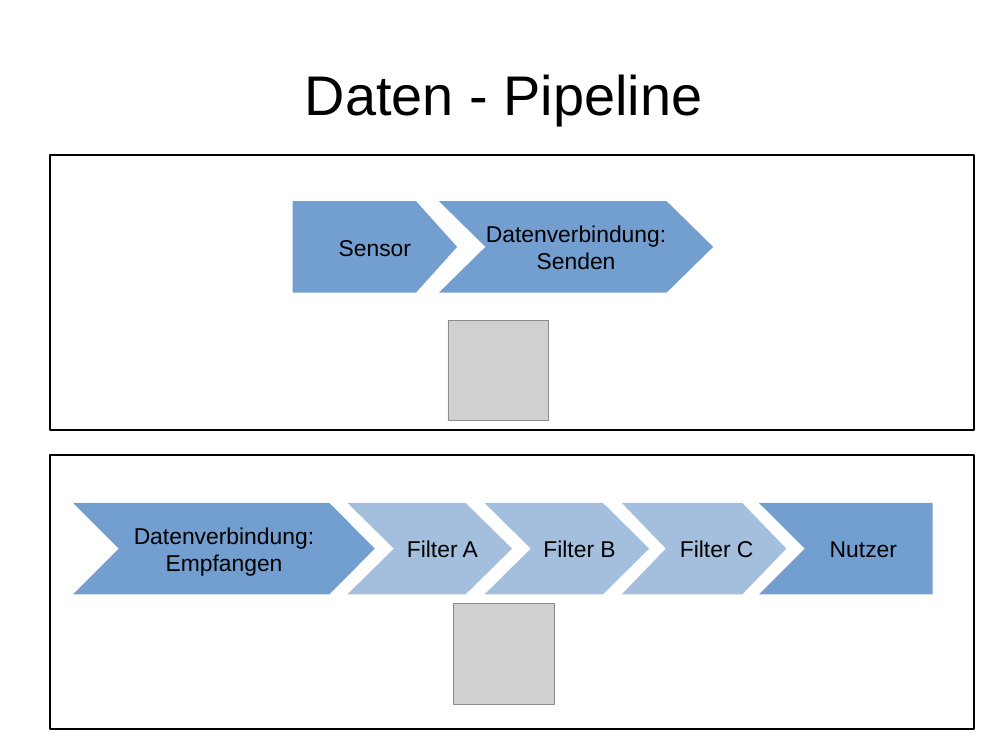
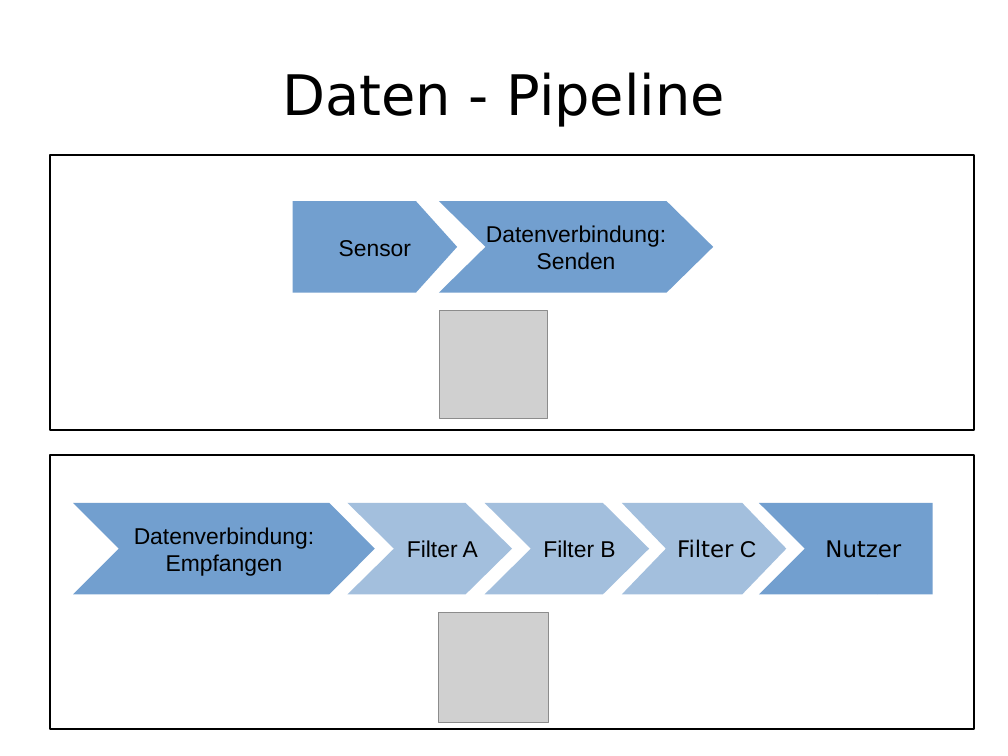
Before and after one commit to enra64/psychic-giggle, a slide deck: slide 9 of zwischenstand anfang dezember.odp (slide 8 before the commit). Drawn at 1008x756 pixels with LibreOffice and Linux fonts; fonts in the diff are those of the drawing; grey boxes stand for pictures. Boxes give left, top, right and bottom in pixels: in the first picture for what was removed or moved away, otherwise in the second. Text is boxed around its words. In the diff, an @@ line names an element or a change of style, - is before the commit and + after.

```diff
--- a/zwischenstand anfang dezember.odp
+++ b/zwischenstand anfang dezember.odp
@@ title "Daten - Pipeline" at (x1=282, y1=72, x2=724, y2=127): font Arial to DejaVu Sans @@
@@ picture resized from (x1=448, y1=320, x2=549, y2=421) to (x1=440, y1=311, x2=548, y2=419) @@
@@ freeform shape "Filter C" at (x1=622, y1=503, x2=787, y2=595): font Arial to DejaVu Sans in "Filter" @@
@@ freeform shape "Nutzer" at (x1=759, y1=503, x2=924, y2=595): font Arial to DejaVu Sans @@
@@ picture resized from (x1=454, y1=604, x2=554, y2=704) to (x1=439, y1=613, x2=549, y2=723) @@
```
Also in this commit, not shown: 8 other slides changed, 2 slides added, 1 slide removed.
